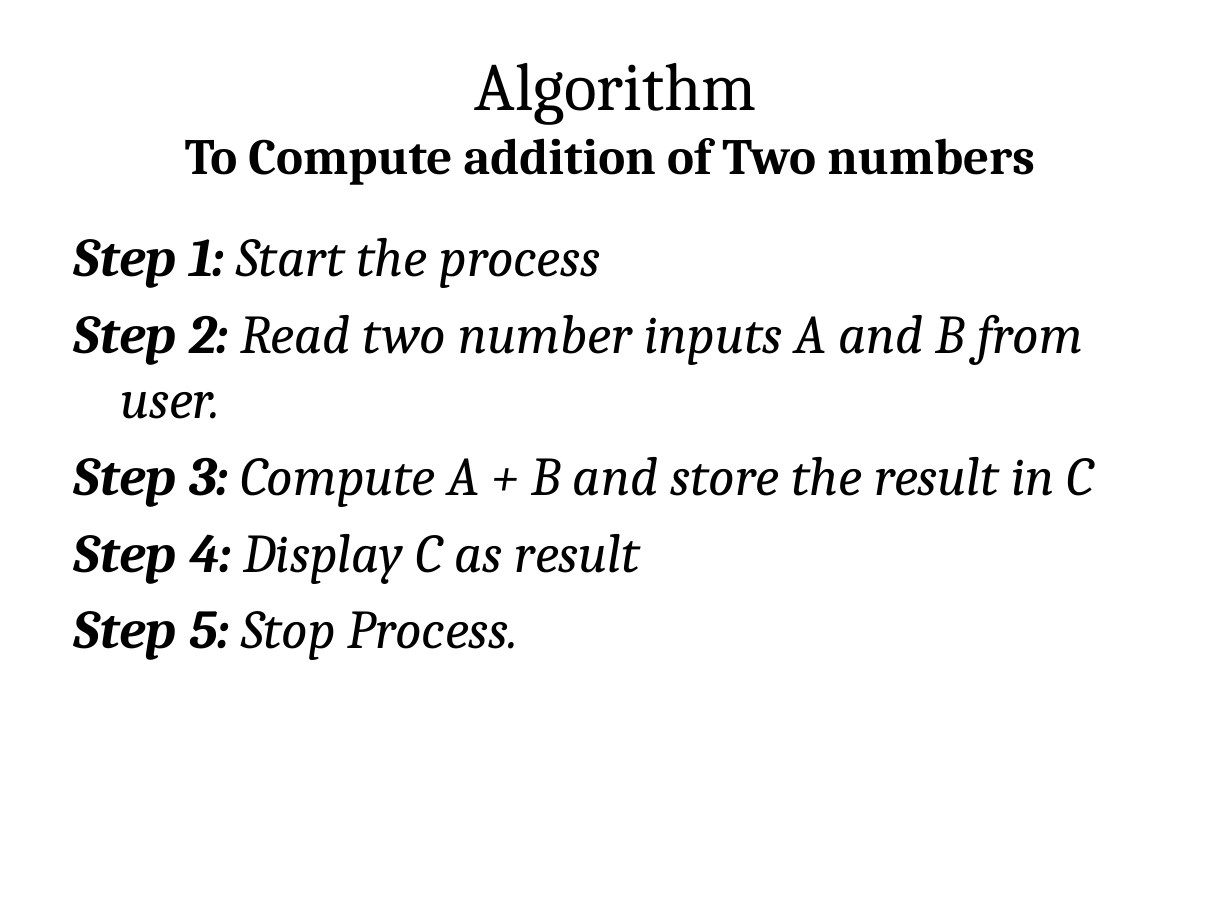
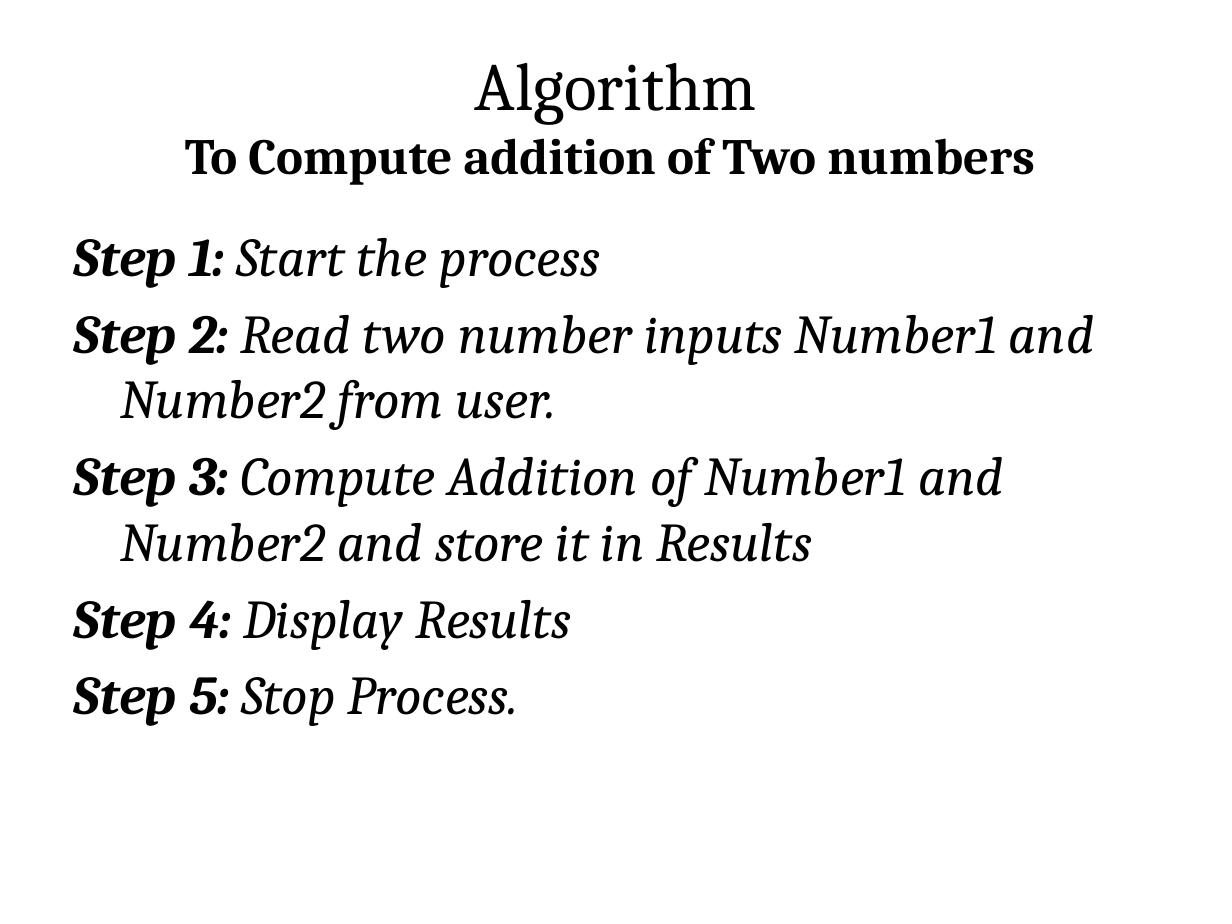
Before and after one commit to rajasekaran36/GE8151-Problem-Solving-and-Python-Programming, a slide deck: slide 13 of Slides/Unit 1/GE8151-U1-1-Algorithms.pptx. Drawn at 1232x924 pixels with LibreOffice and Linux fonts; fonts in the diff are those of the drawing. Boxes give left, top, right and bottom in pixels: in the first picture for what was removed or moved away, otherwise in the second. Text is boxed around its words. In the diff, an @@ line names an element or a change of style, - is before the commit and + after.

```diff
--- a/Slides/Unit 1/GE8151-U1-1-Algorithms.pptx
+++ b/Slides/Unit 1/GE8151-U1-1-Algorithms.pptx
@@ text at [74,315,1094,650]: text changed @@
-Step 2: Read two number inputs A and B from user.
-Step 3: Compute A + B and store the result in C
-Step 4: Display C as result
+Step 2: Read two number inputs Number1 and Number2 from user.
+Step 3: Compute Addition of Number1 and Number2 and store it in Results
+Step 4: Display Results
```
Also in this commit, not shown: 3 other slides changed, 3 other files.
